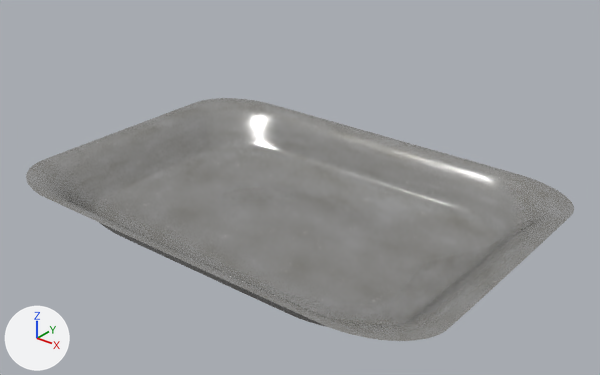
The Blender file Blender/Bowl.blend as it was, and as the next commit left it.
Before and after are seen from a 50 mm lens placed at (70.5, -89.2, 66.1), pointed at (-1.5, 0.7, 10.4). Every picture has the same lights, and +X, +Y and +Z are marked at lower left.

In view in the first picture: 'Bowl'.
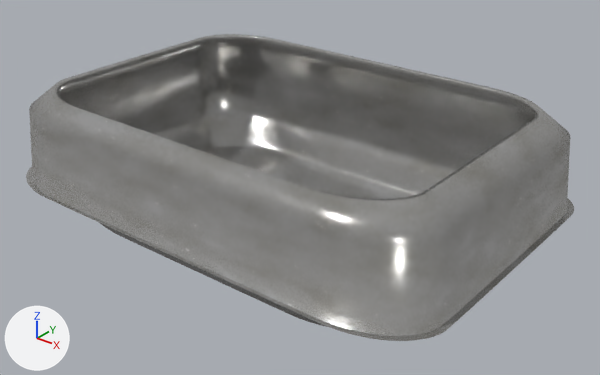
Pixel boxes (x1, y1, x2, y2) of what changed, in the pictures (600 x 375 px; the box of a moved part takes in the faces that stretch with it):
'Bowl', reshaped (26% taller): before (26, 98, 574, 341); after (26, 34, 574, 341)
part 1 of me_plane_001, moved or reshaped: before (33, 100, 567, 336); after (29, 34, 570, 336)

Diff of the bpy script that builds the scene:
```diff
--- a/Blender/Bowl.blend.py
+++ b/Blender/Bowl.blend.py
@@ me_plane_001 @@
 # used by ob_bowl; location = (0.0, 0.0, 0.0)
-me_plane_001.from_pydata(...)  # 14041 vertices, 13936 faces; spans x -41.8..34.6, y -25.5..26.8, z 1.6..10.0
+me_plane_001.from_pydata(...)  # 14457 vertices, 14352 faces; spans x -41.8..34.6, y -25.5..26.8, z 1.6..24.6
+# me_plane_001 part 1: 416 vertices moved from x -40.0..32.8, y -24.3..25.6, z 9.6..9.9 to x -40.0..32.8, y -24.3..25.6, z 21.1..21.4; 416 vertices added at x -36.4..29.2, y -21.8..23.1, z 24.3..24.6
 me_plane_001.materials.append(mat_material_001)
```
